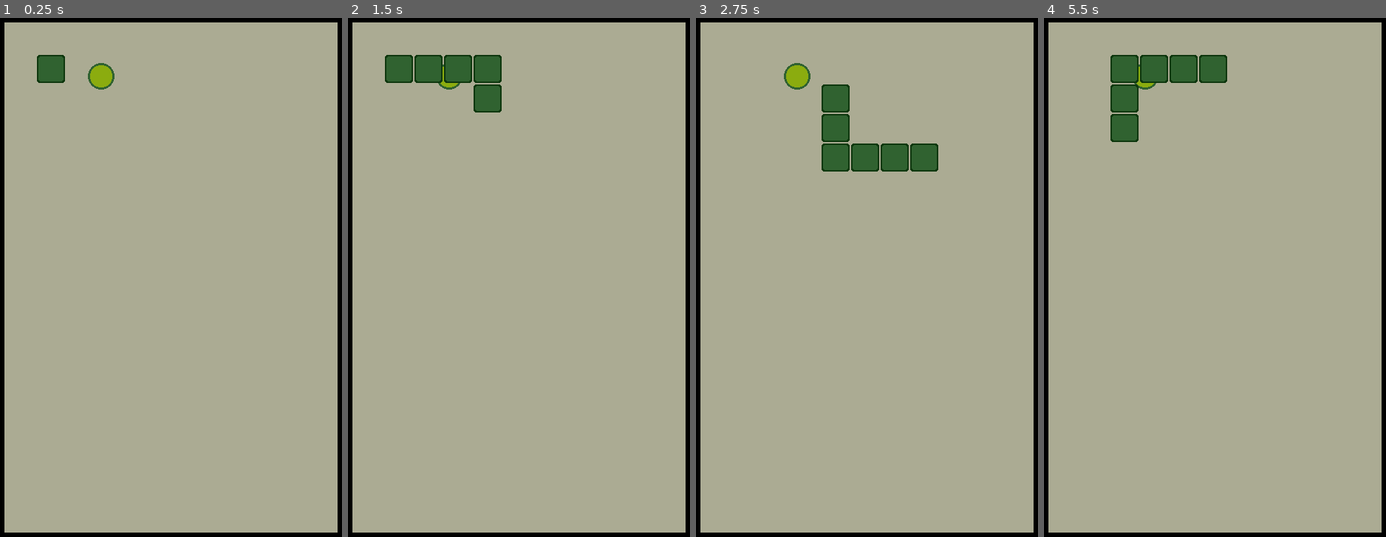
Above: before the commit, frames 1-4 (left to right).
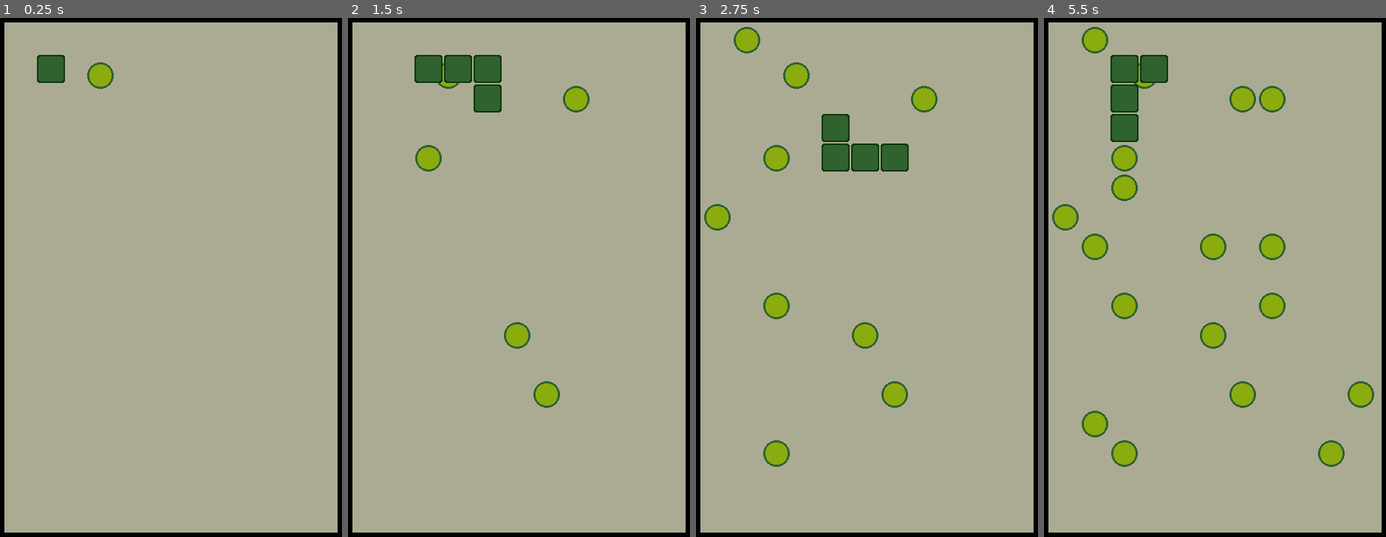
Above: after the commit, the same moments.

Repository: dotJamo/Personal_Snake_Project
Game: Godot game, scene res://Snake.tscn
Same seed, same stepped clock (60 frames per second), same inputs: the game is played once before the commit and once after it.
Inputs:
- Up to frame 1 (0.25 s): no input
- Up to frame 2 (1.5 s): tap Enter at 0.5 s; hold Right (ui_right) 0.53-1.28 s; hold Down (ui_down) from 1.28 s (still down)
- Up to frame 3 (2.75 s): release Down (ui_down) at 2.03 s; hold Right (ui_right) from 2.03 s (still down)
- Up to frame 4 (5.5 s): release Right (ui_right) at 2.78 s; hold Up (ui_up) 2.78-3.53 s; hold Left (ui_left) 3.53-5.03 s; hold Down (ui_down) from 5.03 s (still down)

The runs differ from the first frame. In frame 1, less than 0.1% of the frame differs, in the area x 25-34%, y 8-14%; in frame 2, 1.7%; in frame 3, 3.4%; in frame 4, 6.2%, in the area x 2-97%, y 1-87%.

Commit message:
Food Spawning Logic
Created functions for generating a random position, checking if it's valid, then spawning food.

Diff:
--- a/MainSegment.gd
+++ b/MainSegment.gd
@@ -1,7 +1,7 @@
 extends Area2D
 
 var last_direction = Vector2.RIGHT
-var tile_size : int = 40
+@onready var tile_size : int = get_node("/root/Main/").tile_size
 var inputs = {"ui_right": Vector2.RIGHT,
 			"ui_left": Vector2.LEFT,
 			"ui_up": Vector2.UP,
@@ -39,9 +39,8 @@
 				get_tree().reload_current_scene()
 			if new_position.x >= 440 or new_position.x <= 0 or new_position.y >= 680 or new_position.y <= 0:
 				get_tree().reload_current_scene()
-			else:
-				all_pos.clear()
-				position = new_position
+		all_pos.clear()
+		position = new_position
 
 func get_all_object_position_but_not_food():
 	for pos in get_node("/root/Main/").get_children():
--- a/Snake.tscn
+++ b/Snake.tscn
@@ -1,9 +1,9 @@
-[gd_scene load_steps=9 format=3 uid="uid://nixoh6ddjot8"]
+[gd_scene load_steps=8 format=3 uid="uid://nixoh6ddjot8"]
 
 [ext_resource type="Script" path="res://Time.gd" id="1_0i817"]
 [ext_resource type="Script" path="res://MainSegment.gd" id="1_c34el"]
 [ext_resource type="Texture2D" uid="uid://b1moruhqmhbmf" path="res://Sprites/body.png" id="1_lqtgh"]
-[ext_resource type="Texture2D" uid="uid://cmmyn4mjamrdo" path="res://Sprites/dot.png" id="4_huwmf"]
+[ext_resource type="PackedScene" uid="uid://b5383ny1vl8xv" path="res://food.tscn" id="4_k0qlu"]
 [ext_resource type="Texture2D" uid="uid://cckw2owpn1oj1" path="res://Sprites/frame.png" id="5_jbanh"]
 
 [sub_resource type="RectangleShape2D" id="RectangleShape2D_h36c8"]
@@ -12,13 +12,9 @@
 [sub_resource type="TileSet" id="TileSet_w6t0d"]
 tile_size = Vector2i(40, 40)
 
-[sub_resource type="RectangleShape2D" id="RectangleShape2D_rmpl8"]
-size = Vector2(38, 38)
-
 [node name="Main" type="Node2D"]
 script = ExtResource("1_0i817")
-length = 5
-speed = 0.3
+speed = 0.35
 
 [node name="MainSegment" type="Area2D" parent="."]
 position = Vector2(36, 33)
@@ -57,15 +53,7 @@
 [node name="GlobalTimer" type="Timer" parent="."]
 autostart = true
 
-[node name="Food" type="Area2D" parent="."]
-position = Vector2(146, 88)
-metadata/_edit_group_ = true
-
-[node name="Dot" type="Sprite2D" parent="Food"]
-texture = ExtResource("4_huwmf")
-
-[node name="CollisionShape2D" type="CollisionShape2D" parent="Food"]
-shape = SubResource("RectangleShape2D_rmpl8")
+[node name="Food" parent="." instance=ExtResource("4_k0qlu")]
 
 [node name="Frame" type="Area2D" parent="."]
 
--- a/Time.gd
+++ b/Time.gd
@@ -2,19 +2,47 @@
 
 @export var length:int=3
 @export var speed : float = .4
+var tile_size : int = 40
+var foodpos = 0
+var positions = [Vector2(1,1),Vector2(10,1),Vector2(1,10),Vector2(10,10)]
 var all_pos : Array = []
 
 func _process(_delta):
 	get_node("GlobalTimer").wait_time = speed
 
 func _on_global_timer_timeout():
+	all_pos.clear()
 	var started = get_node("MainSegment").started
+	get_all_object_position()
 	if started == true:
 		var createsegment = load("res://old_segment.tscn").instantiate()
 		createsegment.position = get_node("MainSegment").position
 		add_child(createsegment)
+		food_spawn()
 
-func _get_all_object_position():
+func get_all_object_position():
 	for pos in self.get_children():
 		if pos is Node2D:
 			all_pos.append(pos.position)
+
+func random_pos():
+	return Vector2(randi_range(1,11), randi_range(1,17)) * tile_size
+
+func valid_coord(check):
+	var radar = all_pos
+	for i in radar:
+		if check == i:
+			return false
+			return
+		else:
+			return true
+
+func food_spawn():
+	var spawnpoint = random_pos()
+	print(str("random position is ", spawnpoint))
+	if valid_coord(spawnpoint) == true:
+		var createfood = load("res://food.tscn").instantiate()
+		createfood.position = spawnpoint
+		add_child(createfood)
+	else:
+		food_spawn()
--- /dev/null
+++ b/food.tscn
@@ -0,0 +1,18 @@
+[gd_scene load_steps=3 format=3 uid="uid://b5383ny1vl8xv"]
+
+[ext_resource type="Texture2D" uid="uid://cmmyn4mjamrdo" path="res://Sprites/dot.png" id="1_mrum0"]
+
+[sub_resource type="RectangleShape2D" id="RectangleShape2D_rmpl8"]
+size = Vector2(38, 38)
+
+[node name="Food" type="Area2D"]
+position = Vector2(147, 88)
+metadata/_edit_group_ = true
+
+[node name="Dot" type="Sprite2D" parent="."]
+position = Vector2(-2, -1)
+texture = ExtResource("1_mrum0")
+
+[node name="CollisionShape2D" type="CollisionShape2D" parent="."]
+position = Vector2(-2, 0)
+shape = SubResource("RectangleShape2D_rmpl8")
